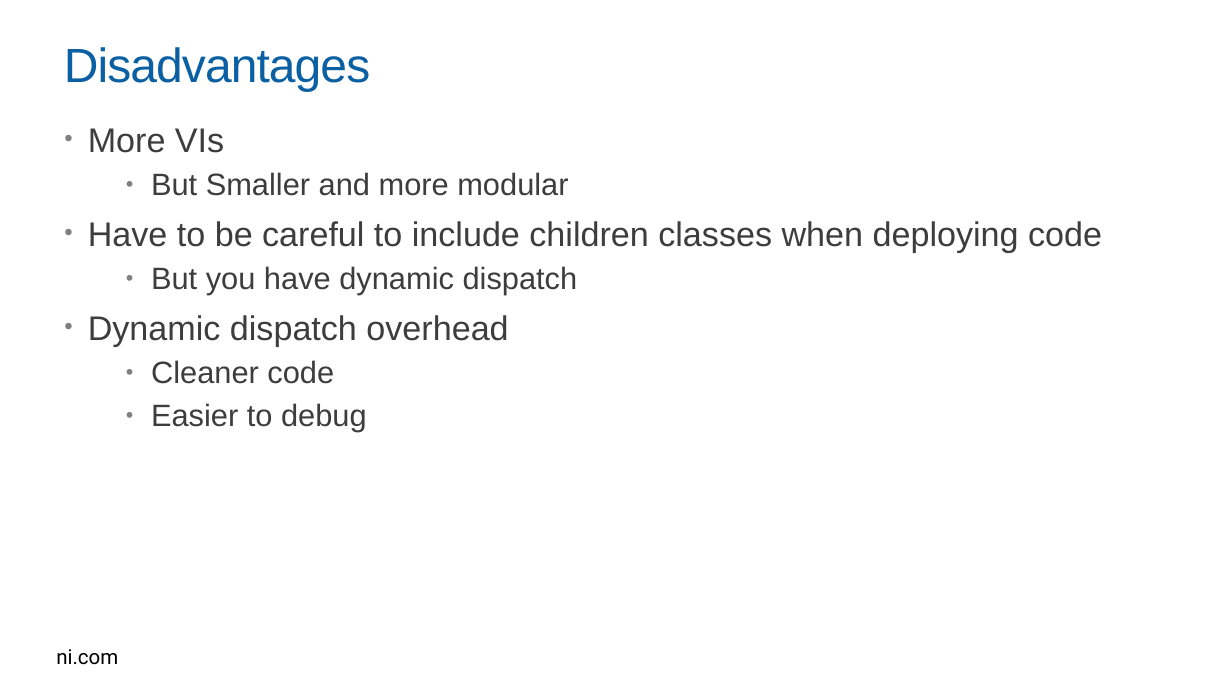
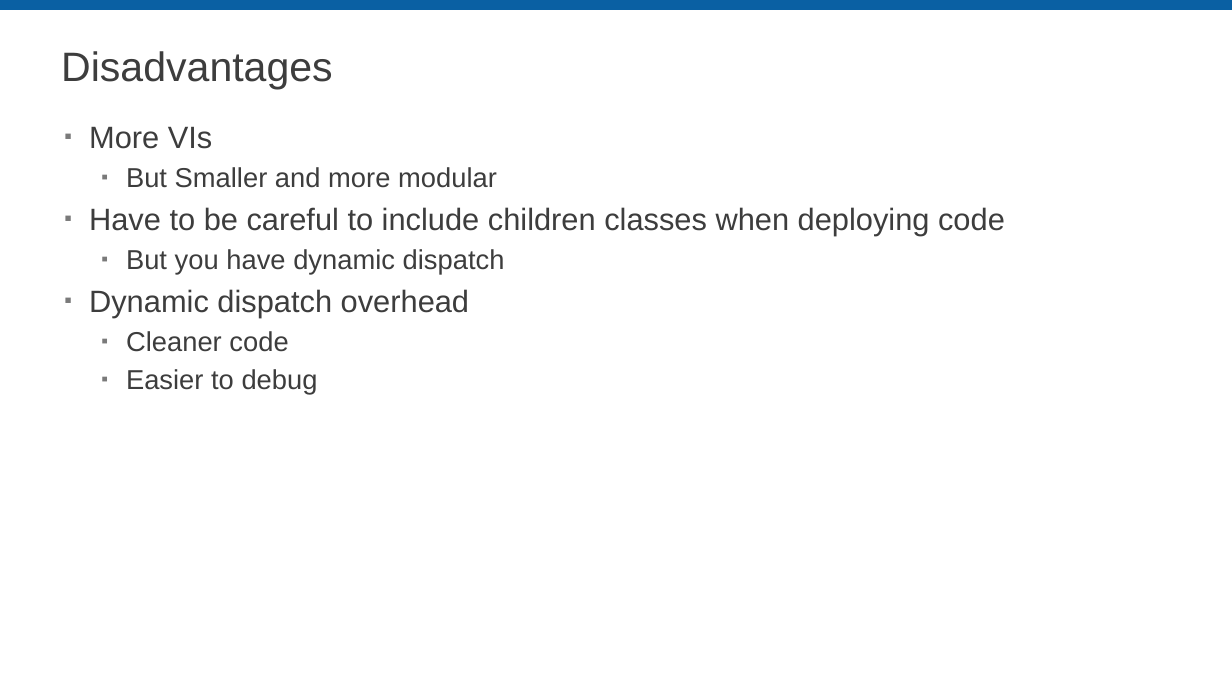
Before and after one commit to LabVIEW-DCAF/Documentation, a slide deck: slide 21 of Trunk/Getting Started Material/DCAF Training/2 Demystifying LabVIEW Object Oriented.pptx. Drawn at 1232x693 pixels with LibreOffice and Linux fonts; fonts in the diff are those of the drawing; background and template pictures are left out. Boxes give left, top, right and bottom in pixels: in the first picture for what was removed or moved away, otherwise in the second. Text is boxed around its words. In the diff, an @@ line names an element or a change of style, - is before the commit and + after.

Commit message:
Working on the formatting
Fixing formatting on slide decks, adapted color schemes to match the Under the Hood presentation.

Re-made the Shared Memory diagram.

```diff
--- a/Trunk/Getting Started Material/DCAF Training/2 Demystifying LabVIEW Object Oriented.pptx
+++ b/Trunk/Getting Started Material/DCAF Training/2 Demystifying LabVIEW Object Oriented.pptx
@@ rectangle added at bbox=[0, 0, 1232, 10], fill #0A60A3 @@
@@ title "Disadvantages" at bbox=[61, 51, 333, 89]: size 37.3 to 32 pt, text colour #0A60A3 to #3D3D3D, letter spacing -0.7 to 0 pt; line spacing 1 to 0.9 @@
@@ text "More VIs" at bbox=[89, 127, 1005, 393]: size 26.7 to 24 pt in "More VIs", "Have to be careful to include children ...", "Dynamic dispatch overhead"; size 24 to 21.3 pt in "But Smaller and more modular", "But you have dynamic dispatch", "Cleaner code", "Easier to debug"; bullet • to ▪; less space between paragraphs; bullet colour #808080 to #7A7A7A; line spacing 1 to 0.9; more space between paragraphs @@
@@ text removed at bbox=[56, 649, 118, 665] @@
-ni.com
```
Also in this commit, not shown: 52 other slides changed, 4 other files.
